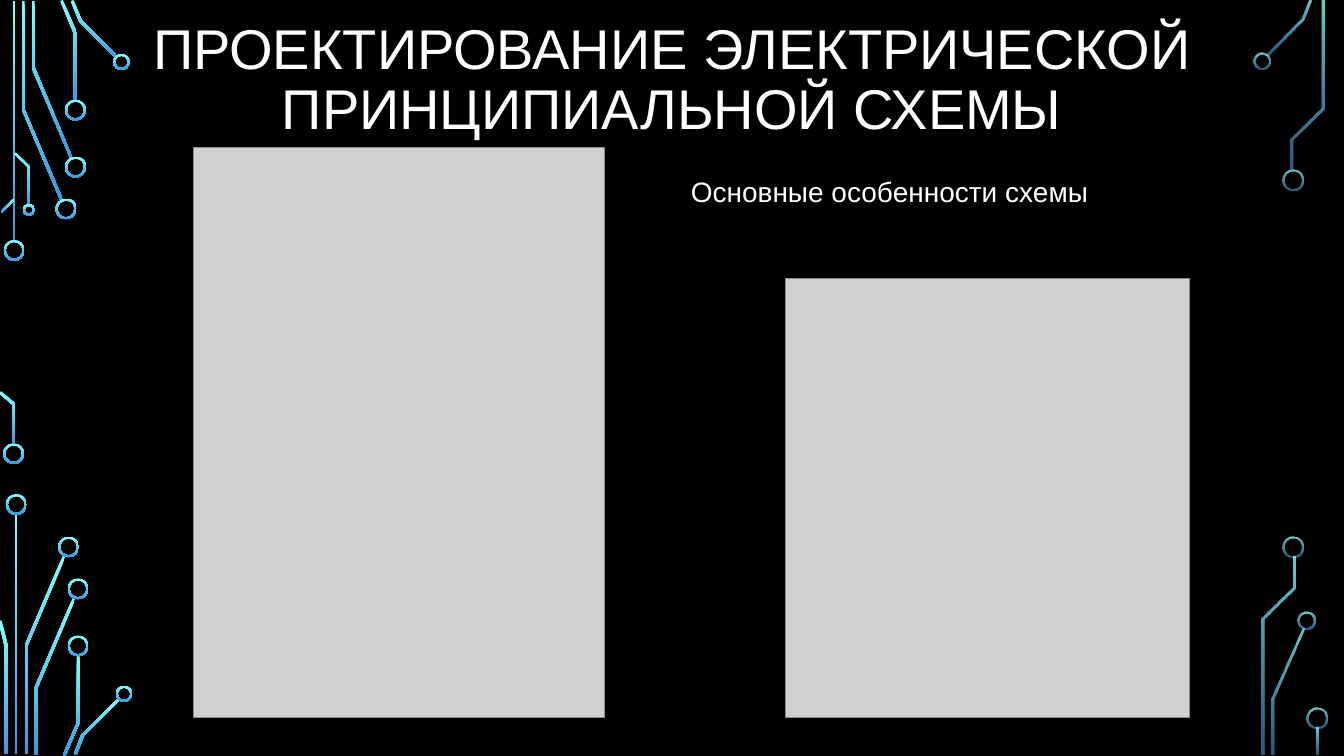
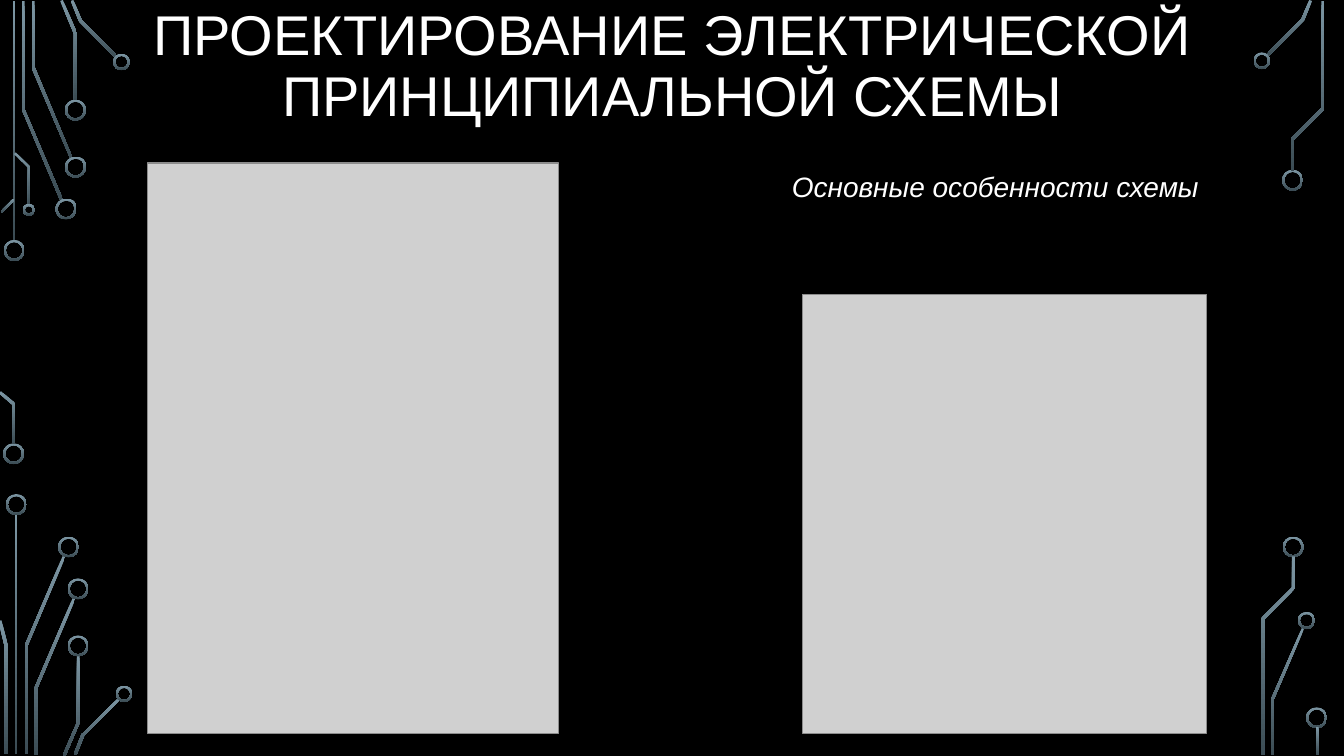
Before and after one commit to ALPause23/Diplom, a slide deck: slide 7 of Презентация.pptx. Drawn at 1344x756 pixels with LibreOffice and Linux fonts; fonts in the diff are those of the drawing; grey boxes stand for pictures; background and template pictures are left out. Boxes give left, top, right and bottom in pixels: in the first picture for what was removed or moved away, otherwise in the second. Text is boxed around its words. In the diff, an @@ line names an element or a change of style, - is before the commit and + after.

```diff
--- a/Презентация.pptx
+++ b/Презентация.pptx
@@ title "ПРОЕКТИРОВАНИЕ ЭЛЕКТРИЧЕСКОЙ ПРИНЦИПИАЛЬНОЙ СХЕМЫ": place and size @@
-title "ПРОЕКТИРОВАНИЕ ЭЛЕКТРИЧЕСКОЙ ПРИНЦИПИАЛЬНОЙ СХЕМЫ" at box(153, 25, 1190, 139)
+title "ПРОЕКТИРОВАНИЕ ЭЛЕКТРИЧЕСКОЙ ПРИНЦИПИАЛЬНОЙ СХЕМЫ" at box(153, 11, 1190, 125)
@@ fill gradient #82FFFF to #3D97DE to gradient #7C96A3 to #3B4C54 in 36 elements at box(4, 240, 25, 261), box(3, 444, 24, 465), box(22, 1, 63, 201), box(55, 199, 77, 220), box(31, 1, 72, 158), box(60, 0, 78, 101), box(65, 156, 86, 177), box(65, 100, 86, 121), box(71, 0, 117, 58), box(113, 53, 131, 70), box(1, 199, 15, 213), box(0, 391, 15, 445), box(14, 152, 30, 205), box(22, 204, 34, 216), box(15, 514, 18, 755), box(24, 556, 65, 754), box(6, 494, 27, 515), box(0, 620, 7, 754), box(58, 536, 80, 558), box(34, 598, 76, 755), box(63, 655, 80, 756), box(68, 579, 89, 600), box(68, 635, 89, 656), box(74, 698, 120, 755), box(116, 686, 133, 702), box(1266, 0, 1313, 56), box(1253, 52, 1270, 70), box(1282, 169, 1304, 191), box(1271, 628, 1305, 755), box(1299, 612, 1316, 629), box(1292, 1, 1325, 171), box(1284, 536, 1305, 558), box(1261, 557, 1296, 755), box(1307, 708, 1328, 729), box(1317, 727, 1320, 755), box(12, 1, 15, 242) @@
@@ picture: place and size @@
-picture at box(194, 147, 605, 718)
+picture at box(147, 163, 559, 734)
@@ text "Основные особенности схемы": place and size @@
-text "Основные особенности схемы" at box(691, 181, 1088, 203)
+text "Основные особенности схемы" at box(792, 176, 1198, 198)
@@ text "Основные особенности схемы" at box(792, 176, 1198, 198): italic on; less space between paragraphs @@
@@ picture: place and size @@
-picture at box(785, 278, 1190, 717)
+picture at box(803, 294, 1207, 733)
```
Also in this commit, not shown: 10 other slides changed, 2 other files.
